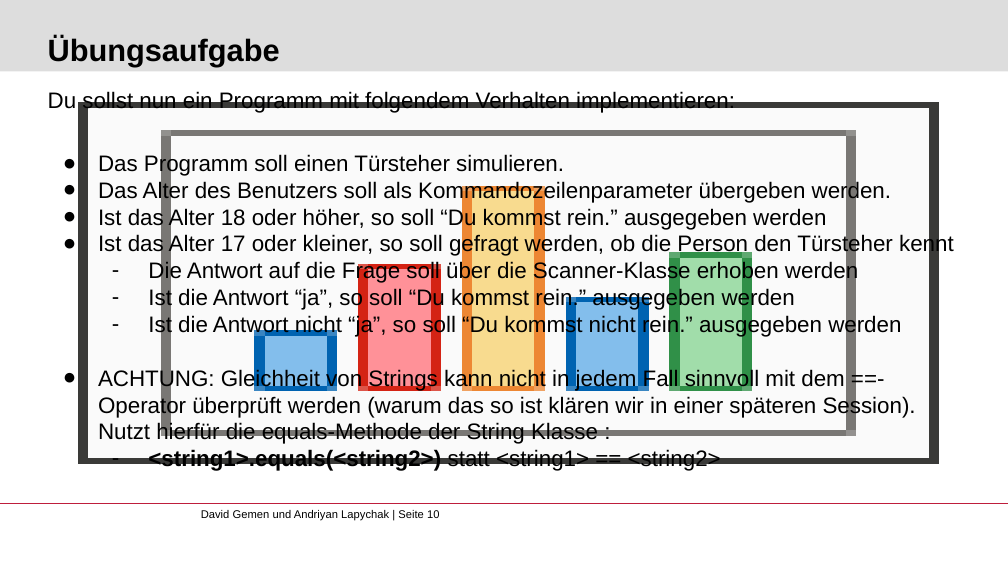
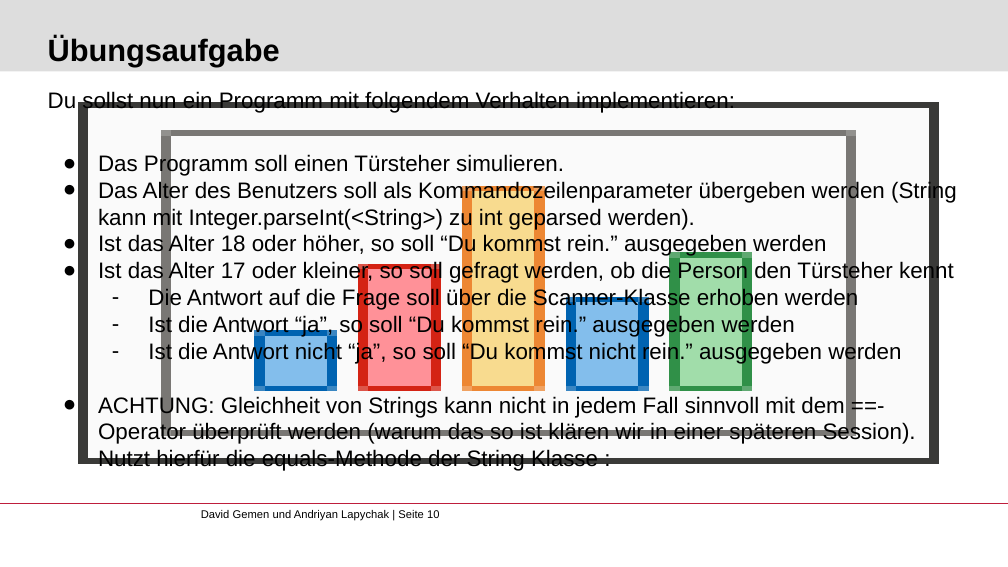
Before and after one commit to gemdav/Programmieren-1-Tutorium, a slide deck: slide 10 of slides/02_conditions_parameterization.pptx. Drawn at 1008x567 pixels with LibreOffice and Linux fonts; fonts in the diff are those of the drawing; background and template pictures are left out. Boxes give left, top, right and bottom in pixels: in the first picture for what was removed or moved away, otherwise in the second. Text is boxed around its words. In the diff, an @@ line names an element or a change of style, - is before the commit and + after.

```diff
--- a/slides/02_conditions_parameterization.pptx
+++ b/slides/02_conditions_parameterization.pptx
@@ text at <box>98,180,957,230</box>: text changed @@
-● Das Alter des Benutzers soll als Kommandozeilenparameter übergeben werden.
+● Das Alter des Benutzers soll als Kommandozeilenparameter übergeben werden (String kann mit Integer.parseInt(<String>) zu int geparsed werden).
```
Also in this commit, not shown: 1 other slide changed, 6 other files.
